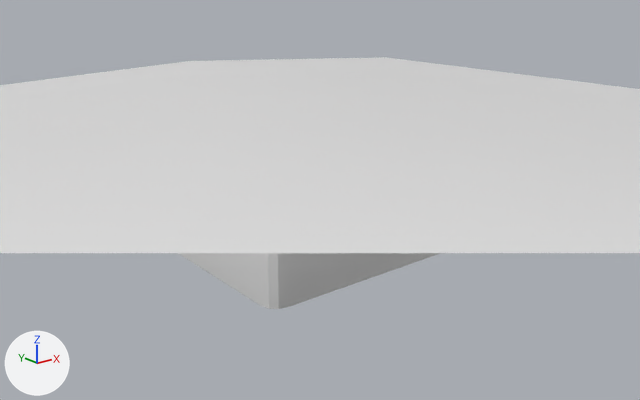
An edit to the FBX model Art/3D/model/stage1/FlatStone_3.FBX, drawn before and after from the same camera.
Before and after are seen from a 50 mm camera at (0.169, -1.382, 0.447) aimed at (1.103, -0.214, -0.021). The axes (+X, +Y, +Z) are drawn at lower left. The lights are the same throughout. Everything nearer to the camera than a plane just in front of the edit is cut away. Where no turn or scale is listed for an object, it has been applied to the vertices.
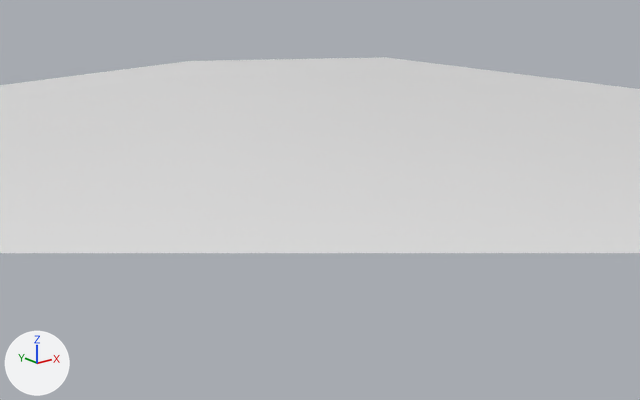
Commit message: 돌발판 모델 이슈 수정

Edits to the scene script, one JSON object a line:
```json
{"op": "remove", "block": "ob_box002", "code": ["ob_box002 = bpy.data.objects.new('Box002', me_mesh)", "ob_box002.location = (1.116, -0.196, 0.0)"]}
```

Location of each change, [x1, y1, x2, y2] in pixels of the pictures (640 x 400 px):
```json
{"object": "Box002", "change": "deleted", "before": [178, 253, 440, 309]}
```
